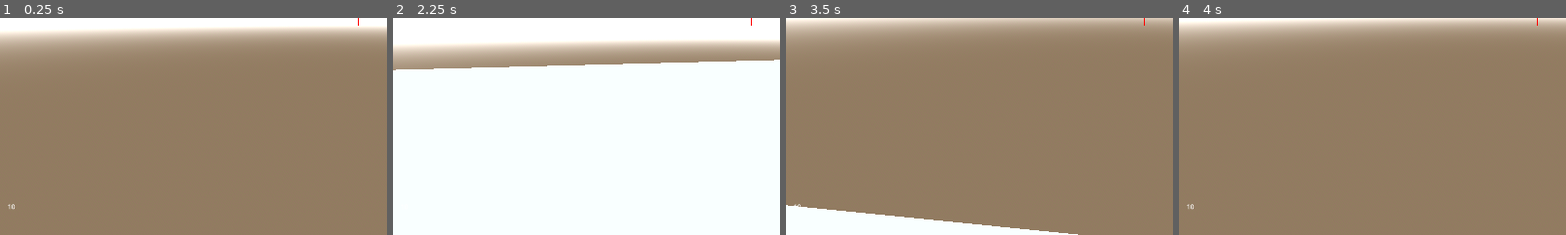
Above: before the commit, frames 1-4 (left to right).
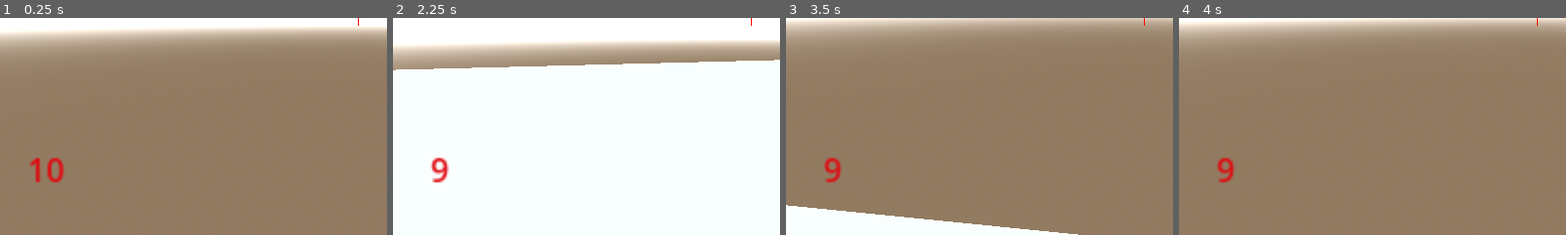
Above: after the commit, the same moments.

Repository: jamesrayment/jamesrayment2024-digital-internal
Game: Godot game, scene res://node_3d.tscn
The game is run twice, just before and just after one commit, with the same random seed, the same clock (stepped at 60 frames per second) and the same inputs.
Inputs (mouse positions are % of the whole screen's width and height, from its top left):
- Up to frame 1 (0.25 s): no input
- Up to frame 2 (2.25 s): tap Enter (ui_accept) at 0.5, 0.77, 1.25, 1.52 s; move the mouse to (72, 45) at 0.52 s; hold Right (ui_right) 0.53-1.28 s; hold C (Crouch) 0.53-1.28 s; move the mouse to (45, 50) at 1.27 s; hold Up (ui_up) from 1.28 s (still down); tap Shift (Shift) at 1.35 s; move the mouse to (52, 48) at 2.02 s; press the mouse at (52, 48) at 2.03 s
- Up to frame 3 (3.5 s): keep holding Up (ui_up); move the mouse to (49, 52) at 2.77 s; release the mouse at (49, 52) at 2.78 s; tap C (Crouch) at 2.85 s; tap Enter (ui_accept) at 3.02 s
- Up to frame 4 (4 s): keep holding Up (ui_up); move the mouse to (57, 51) at 3.52 s; tap Shift (Shift) at 3.6 s; tap Enter (ui_accept) at 3.77 s
The pictures show only the part of the screen within x 4-54%, y 50-100%; the shares and areas given below are measured in that part.

The runs differ from the first frame. In frame 1, 0.5% of the frame differs, in the area x 2-17%, y 64-89%; in frame 2, 0.4%; in frame 3, 0.3%; in frame 4, 0.4%.

Commit message:
Added ammo counter
Added an ammo counter and started work on enemies.

Diff:
--- /dev/null
+++ b/Gdottesting/enemy.tscn
@@ -0,0 +1,13 @@
+[gd_scene load_steps=3 format=3 uid="uid://bpj523gc7ifgh"]
+
+[sub_resource type="CapsuleShape3D" id="CapsuleShape3D_bet0l"]
+
+[sub_resource type="CapsuleMesh" id="CapsuleMesh_asfn3"]
+
+[node name="enemy" type="CharacterBody3D"]
+
+[node name="CollisionShape3D" type="CollisionShape3D" parent="."]
+shape = SubResource("CapsuleShape3D_bet0l")
+
+[node name="CSGMesh3D" type="CSGMesh3D" parent="."]
+mesh = SubResource("CapsuleMesh_asfn3")
--- a/Gdottesting/gun.gd
+++ b/Gdottesting/gun.gd
@@ -35,6 +35,7 @@
 func dealdamage():
 	ammo -= 1
 	print(ammo)
+	get_node("/root/Node3D/Player/CollisionShape3D/Neck/currentammo").text = str(ammo)
 	if aimcast.is_colliding():
 			var target = aimcast.get_collider().get_parent()
 			print(target)
@@ -58,4 +59,5 @@
 func reloadfinish():
 	ammo = 10
 	print(ammo)
+	get_node("/root/Node3D/Player/CollisionShape3D/Neck/currentammo").text = str(ammo)
 	reloading = false
--- a/Gdottesting/node_3d.tscn
+++ b/Gdottesting/node_3d.tscn
@@ -6,6 +6,7 @@
 [ext_resource type="Script" path="res://TestBox.gd" id="4_5i2h8"]
 [ext_resource type="Texture2D" uid="uid://cmg2edydvvbiv" path="res://KovaaK-Crosshair.png" id="4_wqp5w"]
 [ext_resource type="PackedScene" uid="uid://lfmxryqqwk5v" path="res://ObjectiveMarker.tscn" id="5_iuyvw"]
+[ext_resource type="PackedScene" uid="uid://bpj523gc7ifgh" path="res://enemy.tscn" id="7_ldurk"]
 
 [sub_resource type="BoxShape3D" id="BoxShape3D_g0yss"]
 size = Vector3(23.6068, 7.04395, 21.5427)
@@ -16,6 +17,8 @@
 albedo_color = Color(0.6, 1, 0.752941, 0.54902)
 
 [sub_resource type="CapsuleShape3D" id="CapsuleShape3D_qcfni"]
+
+[sub_resource type="ShaderMaterial" id="ShaderMaterial_qypho"]
 
 [sub_resource type="CapsuleMesh" id="CapsuleMesh_1pgd1"]
 
@@ -238,11 +241,14 @@
 offset_bottom = 560.0
 texture = ExtResource("4_wqp5w")
 
-[node name="current ammo" type="Label" parent="Player/CollisionShape3D/Neck"]
-offset_left = 73.0
-offset_top = 990.0
-offset_right = 128.0
-offset_bottom = 1029.0
+[node name="currentammo" type="Label" parent="Player/CollisionShape3D/Neck"]
+material = SubResource("ShaderMaterial_qypho")
+offset_left = 80.0
+offset_top = 839.0
+offset_right = 124.0
+offset_bottom = 870.0
+scale = Vector2(5, 5)
+theme_override_colors/font_color = Color(0.87451, 0.0431373, 0.0666667, 1)
 text = "10
 "
 horizontal_alignment = 1
@@ -294,3 +300,5 @@
 
 [node name="Area3D" parent="." instance=ExtResource("5_iuyvw")]
 transform = Transform3D(1, 0, 0, 0, 1, 0, 0, 0, 1, 2.08165e-12, 3.0622, 2.31668)
+
+[node name="enemy" parent="." instance=ExtResource("7_ldurk")]
Not shown: 1 places in Gdottesting/node_3d.tscn that only renumber resources
